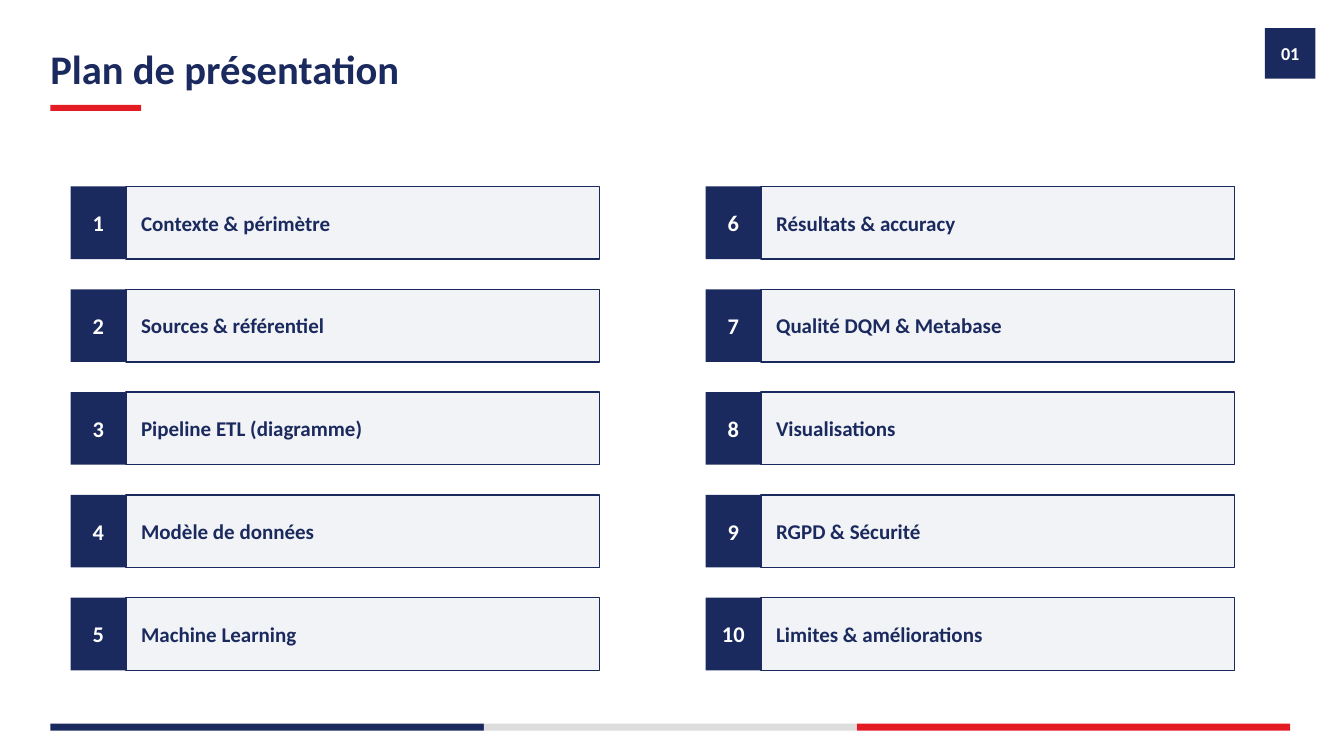
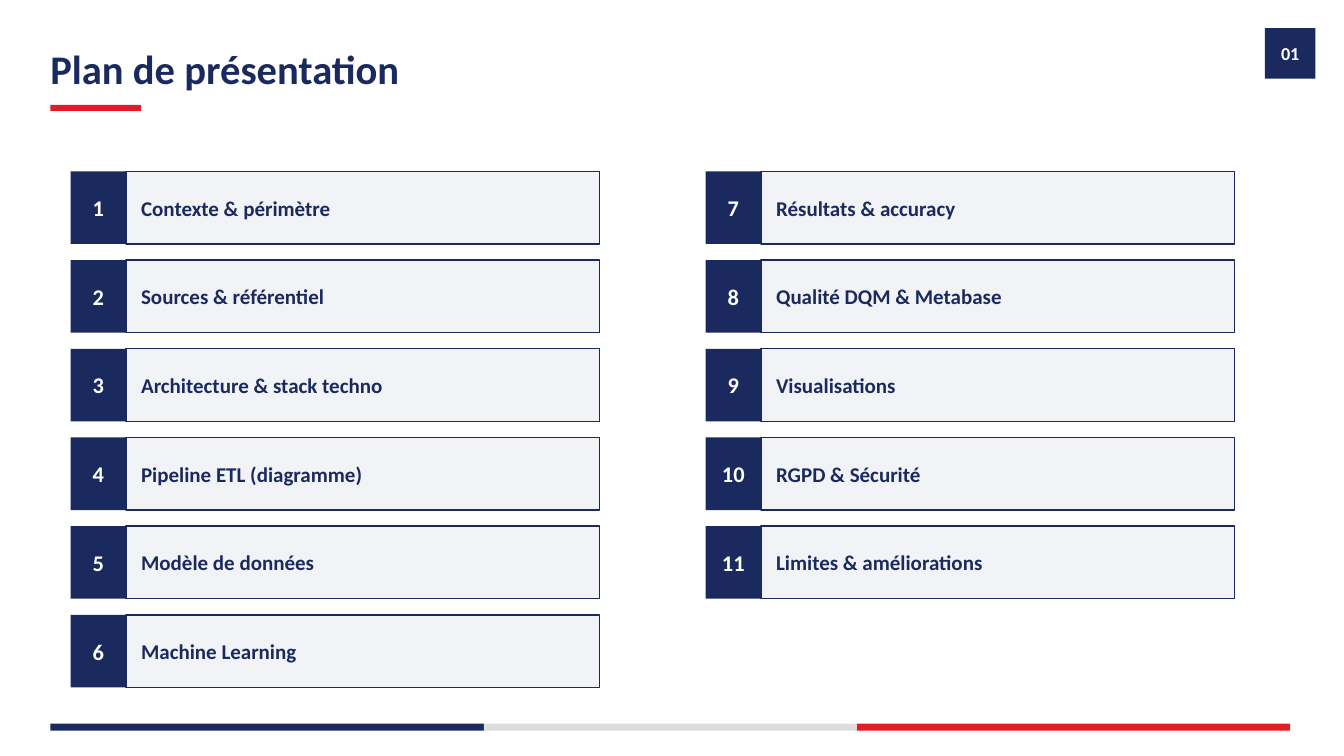
Before and after one commit to guilafont1/mspr-rattrapage, a slide deck: slide 2 of docs/livrables/Support_soutenance_POC_ElectioAnalytics.pptx. Drawn at 1344x756 pixels with LibreOffice and Linux fonts; fonts in the diff are those of the drawing. Boxes give left, top, right and bottom in pixels: in the first picture for what was removed or moved away, otherwise in the second. Text is boxed around its words. In the diff, an @@ line names an element or a change of style, - is before the commit and + after.

```diff
--- a/docs/livrables/Support_soutenance_POC_ElectioAnalytics.pptx
+++ b/docs/livrables/Support_soutenance_POC_ElectioAnalytics.pptx
@@ 2 rectangles, 1 text: place and size @@
-2 rectangles, 1 text at (706, 289, 1235, 362)
+2 rectangles, 1 text at (706, 171, 1235, 244)
@@ 3 texts, 2 rectangles: place and size @@
-3 texts, 2 rectangles at (71, 187, 955, 259)
+3 texts, 2 rectangles at (71, 171, 955, 244)
@@ 2 rectangles, 1 text: place and size @@
-2 rectangles, 1 text at (706, 392, 1235, 465)
+2 rectangles, 1 text at (706, 260, 1235, 333)
@@ 3 texts, 2 rectangles: place and size @@
-3 texts, 2 rectangles at (71, 289, 1002, 362)
+3 texts, 2 rectangles at (71, 260, 1002, 333)
@@ 2 rectangles, 1 text: place and size @@
-2 rectangles, 1 text at (706, 495, 1235, 568)
+2 rectangles, 1 text at (706, 349, 1235, 421)
@@ 2 texts, 2 rectangles: place and size @@
-2 texts, 2 rectangles at (71, 392, 895, 465)
+2 texts, 2 rectangles at (71, 349, 895, 421)
@@ text added at (141, 378, 382, 393), 15 pt, text #1B2A5E, bold @@
+Architecture & stack techno
@@ text "Pipeline ETL (diagramme)": place and size @@
-text "Pipeline ETL (diagramme)" at (141, 420, 362, 440)
+text "Pipeline ETL (diagramme)" at (141, 466, 362, 486)
@@ 2 rectangles, 1 text: place and size @@
-2 rectangles, 1 text at (706, 598, 1235, 670)
+2 rectangles, 1 text at (706, 438, 1235, 510)
@@ 2 texts, 2 rectangles: place and size @@
-2 texts, 2 rectangles at (71, 495, 921, 568)
+2 texts, 2 rectangles at (71, 438, 921, 510)
@@ text "Modèle de données": place and size @@
-text "Modèle de données" at (141, 524, 315, 539)
+text "Modèle de données" at (141, 555, 315, 570)
@@ rectangle added at (706, 526, 761, 599), fill #1B2A5E @@
@@ rectangle added at (761, 526, 1235, 599), fill #F2F3F7, outline #1B2A5E 1 pt @@
@@ 2 texts, 2 rectangles: place and size @@
-2 texts, 2 rectangles at (71, 598, 982, 670)
+2 texts, 2 rectangles at (71, 526, 982, 599)
@@ text added at (722, 556, 745, 571), 16 pt, text #FFFFFF, bold @@
+11
@@ 2 rectangles, 1 text: place and size @@
-2 rectangles, 1 text at (706, 187, 1235, 259)
+2 rectangles, 1 text at (71, 615, 600, 688)
@@ text "Machine Learning": place and size @@
-text "Machine Learning" at (141, 627, 297, 646)
+text "Machine Learning" at (141, 644, 297, 663)
```
Also in this commit, not shown: 1 slide added, 14 other files.
